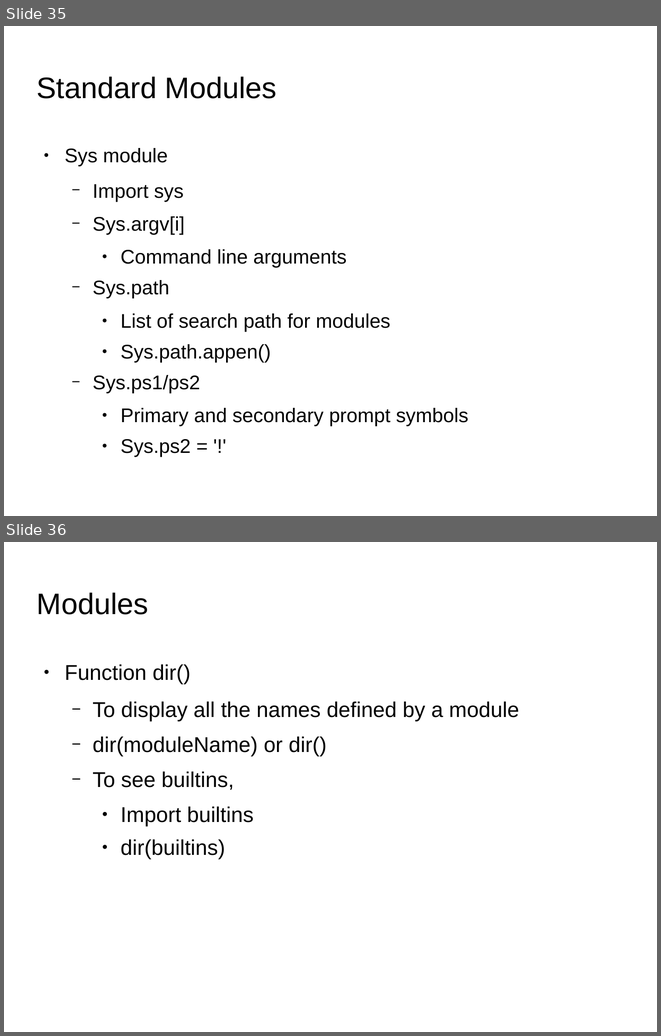
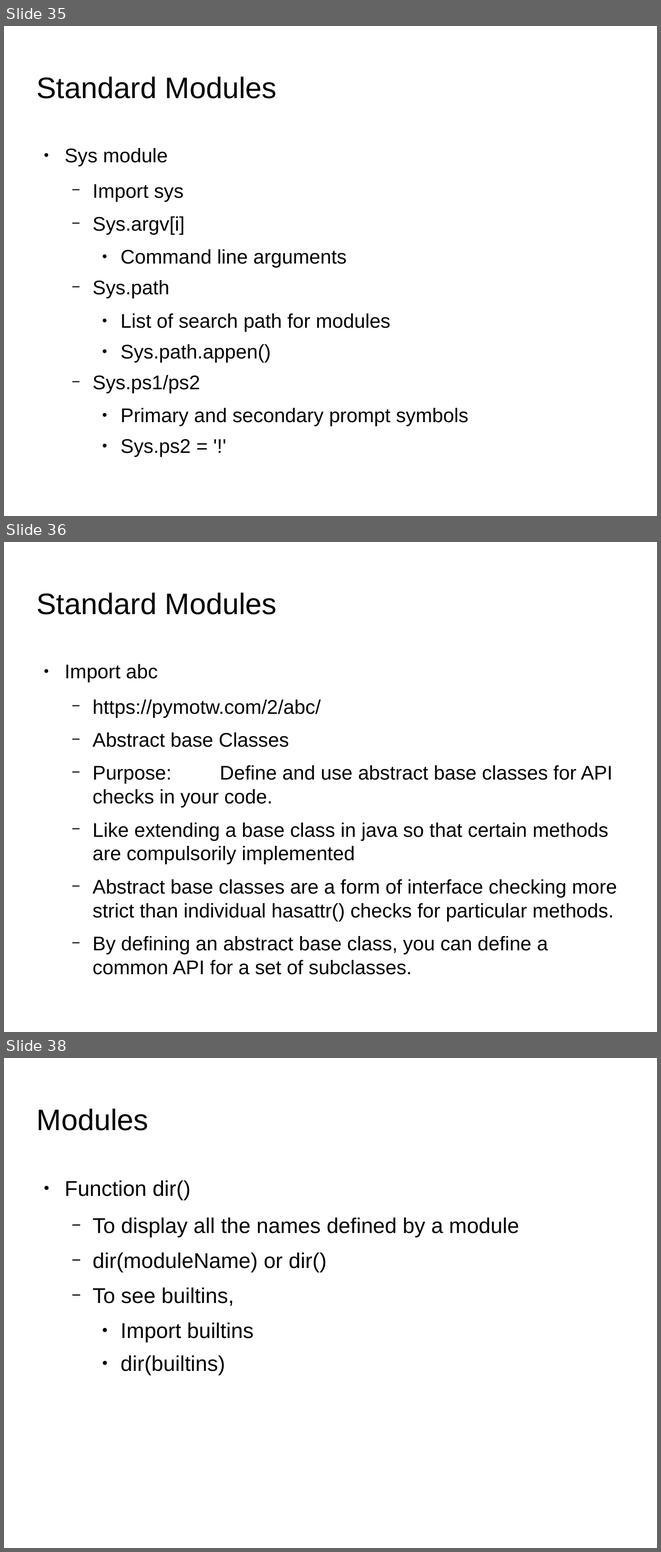
Before and after one commit to shikha-desai/Internship_PreWork, a slide deck: Python/Python_Notes.odp. Shown one above the other, each under a label of ours: slides 35 and 36 before the commit, slides 35, 36 and 38 after it; the slides between them are not shown. The pictures are 661x1036 and 661x1552 pixels, drawn with LibreOffice and Linux fonts; fonts in the diff are those of the drawing; background and template pictures are left out. Boxes give left, top, right and bottom in pixels: in the first picture for what was removed or moved away, otherwise in the second. Text is boxed around its words. In the diff, an @@ line names an element or a change of style, - is before the commit and + after.

```diff
--- a/Python/Python_Notes.odp
+++ b/Python/Python_Notes.odp
@@ slide 36 added at <box>4,542,657,1032</box>, background picture (left out) @@
@@ title added at <box>37,592,277,615</box>, 36 pt, text #000000 @@
+Standard Modules
@@ text added at <box>64,664,617,974</box>, 24.1 pt, text #000000 @@
+● Import abc
+  − https://pymotw.com/2/abc/
+  − Abstract base Classes
+  − Purpose: Define and use abstract base classes for API checks in your code.
+  − Like extending a base class in java so that certain methods are compulsorily implemented
+  − Abstract base classes are a form of interface checking more strict than individual hasattr() checks for particular methods.
+  − By defining an abstract base class, you can define a common API for a set of subclasses.
@@ what was slide 36 is now slide 38 @@
```
Also in this commit, not shown: 1 slide changed, 4 other slides added, 4 other files.
